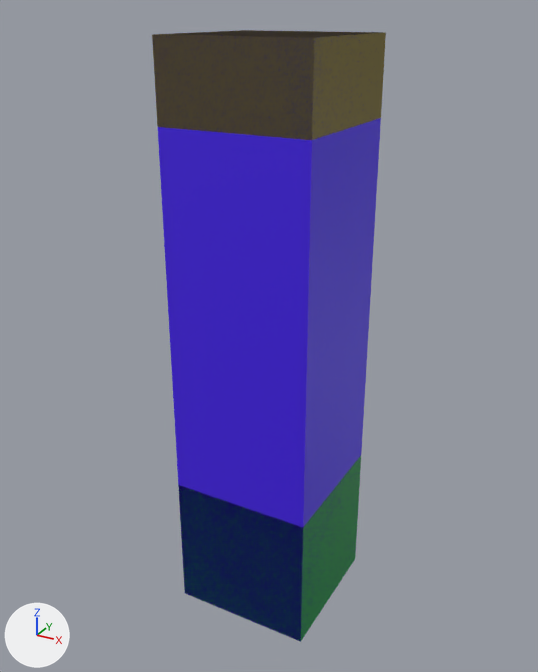
Before and after pictures for a commit that changed the glTF model assets/meshes/tileset_0.glb.
One viewpoint serves both versions: a 50 mm camera at (4.46, -8.23, 6.26) aimed at (-0.08, 0.02, 2.14). Every picture has the same lights, and +X, +Y and +Z are marked at lower left. Where no turn or scale is listed for an object, it has been applied to the vertices. Vertices at the same position are counted once.

Objects in the first picture: 'floor_', 'floor_ceiling_', 'wall_'.
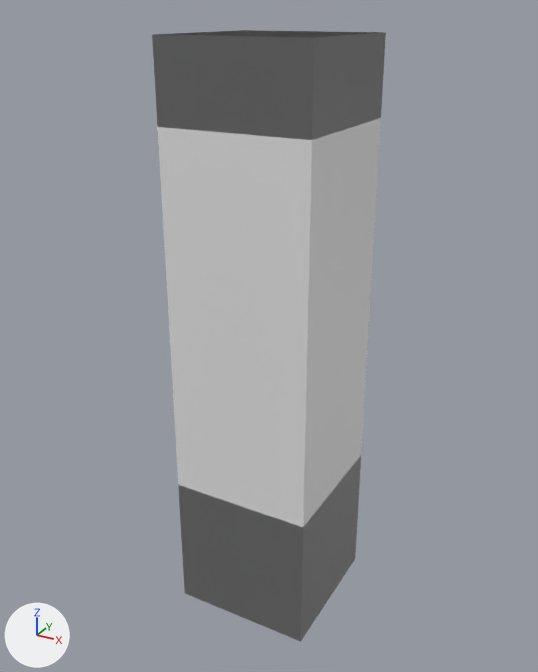
Edits to the scene script, one JSON object a line:
```json
{"block": "me_cube", "where": "me_cube.from_pydata(...)  # 8 vertices, 12 faces; spans x -1.0..1.0, y -1.0..1.0, z -5.0..3.0"}
{"op": "remove", "block": "me_cube", "code": "me_cube.materials.append(mat_temple_brick)  # blue #431be7"}
{"block": "me_plane", "where": "me_plane.from_pydata(...)  # 8 vertices, 12 faces; spans x -1.0..1.0, y -1.0..1.0, z -2.0..0.0"}
{"op": "remove", "block": "me_plane", "code": "me_plane.materials.append(mat_floor_tile)  # green #4fe78a"}
{"block": "me_plane_001", "where": "me_plane_001.from_pydata(...)  # 16 vertices, 24 faces; spans x -1.0..1.0, y -1.0..1.0, z -2.0..6.0"}
{"block": "me_plane_001", "where": "# used by ob_floor_ceiling; location = (0.0, 0.0, 0.0)"}
{"op": "remove", "block": "me_plane_001", "code": "me_plane_001.materials.append(mat_floor_tile)  # green #4fe78a"}
{"block": "me_plane_001", "change": "me_plane_001 part 1: all 12 faces that had it switch from mat_ceiling_tile (yellow #e7d582) to no material"}
```

Where the change shows, as pixel boxes (x1, y1, x2, y2) in the pictures (538 x 672 px):
```json
{"object": "wall_", "change": "recoloured", "before": [153, 36, 381, 642], "after": [153, 36, 381, 642], "on screen": "blue to grey"}
{"object": "floor_", "change": "recoloured", "before": [179, 456, 361, 641], "after": [179, 456, 361, 641], "on screen": "green to grey"}
{"part": 1, "of": "me_plane_001", "change": "recoloured", "before": [152, 30, 386, 140], "after": [152, 30, 386, 140]}
```
